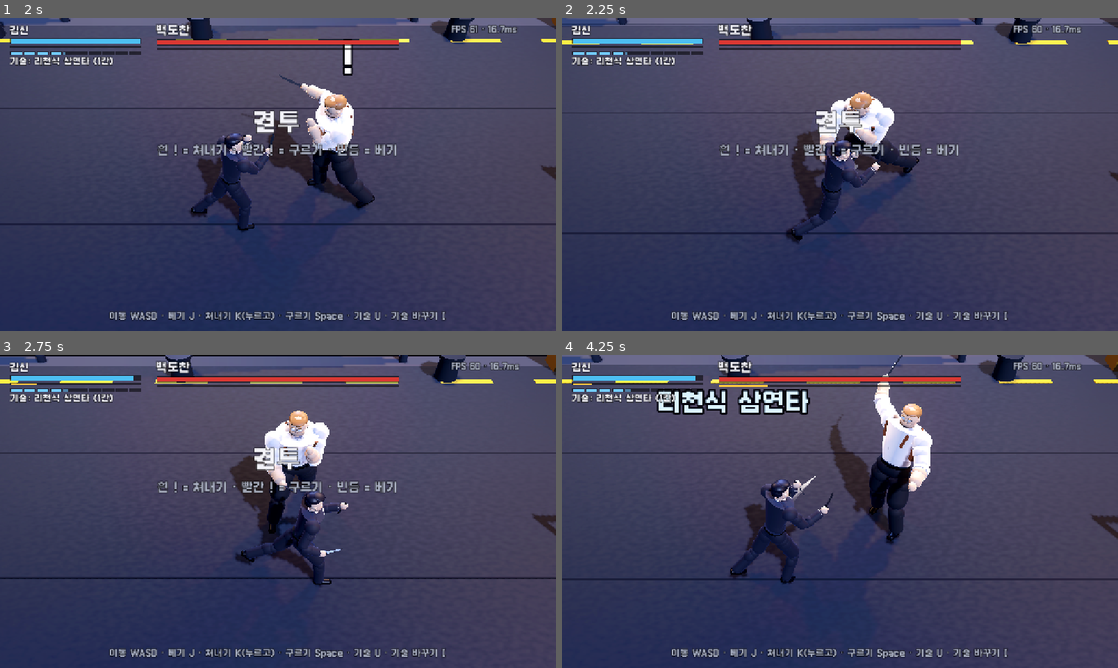
Above: before the commit, frames 1-4 (two rows, left to right).
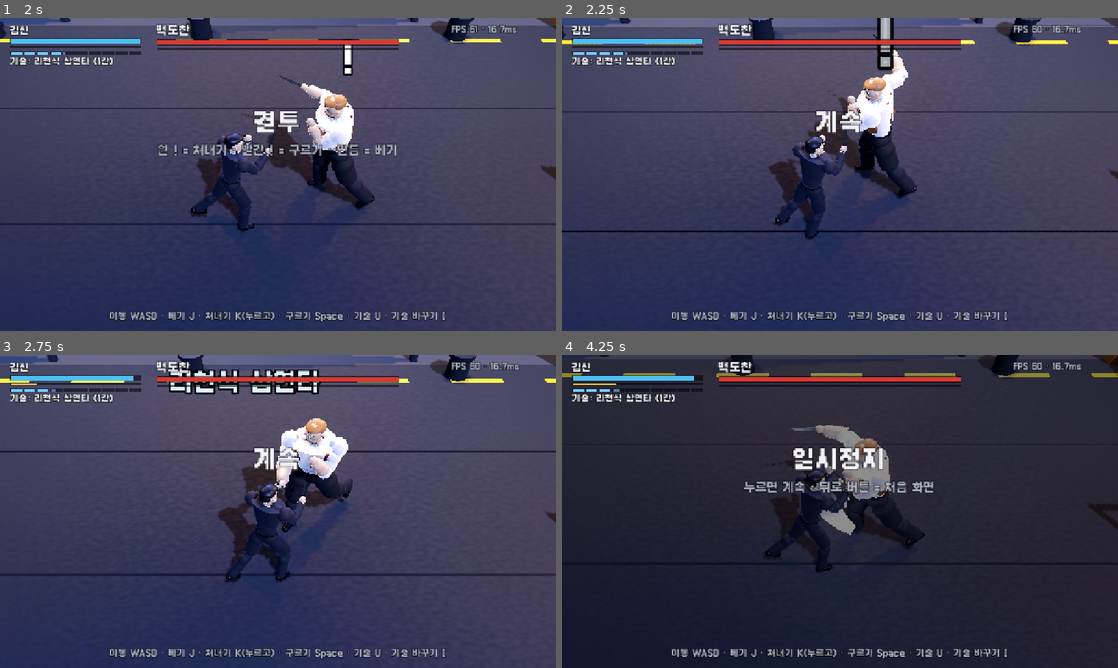
Above: after the commit, the same moments.

Repository: hipiboy7/castle_M3D
Game: Godot game, scene res://main.tscn
Same seed, same stepped clock (60 frames per second), same inputs: the game is played once before the commit and once after it.
Inputs (mouse positions are in pixels of both pictures, inside the frame that each line leads up to):
- Up to frame 1 (2 s): move the mouse to (400, 158) at 0.52 s; hold D (right) 0.53-1.25 s; tap V at 0.6 s; click (400, 158) at 0.67 s; tap B at 0.8 s; drag from (166, 190) to (250, 237) at 1.27 s
- Up to frame 2 (2.25 s): move the mouse to (895, 105) at 2.02 s; hold D (right) from 2.03 s (still down); tap P at 2.1 s; click (895, 105) at 2.17 s
- Up to frame 3 (2.75 s): keep holding D (right); tap V at 2.3 s
- Up to frame 4 (4.25 s): release D (right) at 2.75 s; drag from (812, 574) to (673, 464) at 2.77 s; move the mouse to (1006, 558) at 3.52 s; hold A (left) from 3.53 s (still down); hold K (parry) from 3.53 s (still down); click (1006, 558) at 3.67 s; tap P at 3.8 s; tap U (skill) at 4.15 s

Frame 1 is identical in both runs. In frame 2, 9.4% of the frame differs, in the area x 0-100%, y 0-72%; in frame 3, 12%; in frame 4, 93%, in the area x 0-100%, y 0-100%.

Commit message:
S1 잔여: Android 뒤로 버튼 · 일시정지(멈춤 버튼 · Esc · 앱 내려감 → 소리 끔) · 안전 영역(hud · 터치) · --events/--trace/--safe · verify '흐름'(멈춘 앞뒤 같은 판 · 뒤로 순서) · 시험 실행기가 문법 오류에 멈추지 않게
Co-Authored-By: Claude Opus 5.5 <noreply@anthropic.com>

Diff:
--- a/project.godot
+++ b/project.godot
@@ -10,6 +10,7 @@
 run/main_scene="res://main.tscn"
 config/features=PackedStringArray("4.7", "GL Compatibility")
 config/icon="res://icon.svg"
+config/quit_on_go_back=false
 
 [audio]
 
--- a/src/main.gd
+++ b/src/main.gd
@@ -4,6 +4,9 @@
 ##
 ## 실행 인자(-- 뒤에): --autoplay 봇이 김신(끝나면 다음 시드로 다시) · --seconds N N초(게임 시간) 뒤 결과를 찍고 끝
 ##   --seed S · --shots 폴더:프레임,프레임 그 프레임 화면을 PNG 로 · --touch PC 에서도 터치 버튼
+##   --safe L,T,R,B 안전 영역 여백(기준 화면 단위 — 노치 · 제스처 바 흉내) · --trace 흐름 줄(MODE · PAUSE)을 창 없이도 찍는다
+##   --events 프레임:동작,… 그 프레임에 동작을 흉내 — back(뒤로 버튼) · press(아무 버튼) · pause · resume(일시정지 버튼) ·
+##            hide · show(앱이 내려감 · 돌아옴). scripts/verify.py '흐름' 단계가 쓴다
 ## 창 없이 점검: <godot> --headless --fixed-fps 60 --path . -- --autoplay --seconds 90
 ## 첫 화면에서 6초 동안 아무것도 안 누르면 데모(봇 대 백도찬) — 에뮬레이터 스크린샷도 이것을 찍는다.
 
@@ -14,6 +17,8 @@
 const Cam = preload("res://src/view/camera_rig.gd")
 const Hud = preload("res://src/ui/hud.gd")
 const Touch = preload("res://src/ui/touch_ui.gd")
+const Nav = preload("res://src/ui/nav.gd")
+const SafeArea = preload("res://src/ui/safe_area.gd")
 
 # 외형(3층 · 이 판 소유): castle_common `canon/characters.json` 의 look 글(conf ai — 원작 화별 판독을 합친 것, 연출에만)을
 # 관절 인형으로 옮겼다(2026-11-05 사용자 "김신과 백도찬도 캐릭터에 맞게 외형 바꿔졌으면"). 색은 3D 밤 조명에 맞게 조금 밝힘.
@@ -41,7 +46,10 @@
 const DEMO_AFTER := 360
 const SHOT_WARMUP := 3          # --shots: 찍을 프레임 바로 앞 몇 프레임만 그린다
 
-var args := {"autoplay": false, "seconds": 0.0, "seed": 1, "shots": [], "shot_dir": "", "touch": false}
+var args := {"autoplay": false, "seconds": 0.0, "seed": 1, "shots": [], "shot_dir": "", "touch": false, "trace": false,
+	"events": {}}
+var paused := false
+var _fake_press := false
 var headless := false
 var mode := "title"
 var d: Dictionary = {}
@@ -67,14 +75,18 @@
 
 func _ready() -> void:
 	headless = DisplayServer.get_name() == "headless"
+	process_mode = Node.PROCESS_MODE_ALWAYS        # 일시정지(get_tree().paused) 중에도 본체 · 화면 표시 · 터치는 돈다 — 무대 · 인형 · 연출 · 소리는 멈춘다
 	_parse_args()
 	_setup_input()
 	arena = Arena.new()
+	arena.process_mode = Node.PROCESS_MODE_PAUSABLE
 	add_child(arena)
 	arena.build(not headless)
 	fx = Fx.new()
+	fx.process_mode = Node.PROCESS_MODE_PAUSABLE
 	add_child(fx)
 	cam = Cam.new()
+	cam.process_mode = Node.PROCESS_MODE_PAUSABLE
 	add_child(cam)
 	cam.current = true
 	hud = Hud.new()
@@ -102,6 +114,17 @@
 				args["autoplay"] = true
 			"--touch":
 				args["touch"] = true
+			"--trace":
+				args["trace"] = true
+			"--safe":
+				i += 1
+				var v := a[i].split(",")
+				SafeArea.test_insets = Vector4(float(v[0]), float(v[1]), float(v[2]), float(v[3]))
+			"--events":
+				i += 1
+				for ev in a[i].split(","):
+					var kv := ev.split(":")
+					args["events"][int(kv[0])] = kv[1]
 			"--seconds":
 				i += 1
 				args["seconds"] = float(a[i])
@@ -122,7 +145,7 @@
 	var keys := {
 		"left": [KEY_A, KEY_LEFT], "right": [KEY_D, KEY_RIGHT], "up": [KEY_W, KEY_UP], "down": [KEY_S, KEY_DOWN],
 		"attack": [KEY_J, KEY_Z], "parry": [KEY_K, KEY_X], "roll": [KEY_SPACE, KEY_L, KEY_C],
-		"skill": [KEY_U, KEY_V], "skill_next": [KEY_I, KEY_B],
+		"skill": [KEY_U, KEY_V], "skill_next": [KEY_I, KEY_B], "pause": [KEY_ESCAPE, KEY_P],
 	}
 	for act in keys:
 		if not InputMap.has_action(act):
@@ -138,10 +161,12 @@
 		sfx[n] = load("res://assets/sfx/%s.wav" % n)
 	for i in 8:
 		var p := AudioStreamPlayer.new()
+		p.process_mode = Node.PROCESS_MODE_PAUSABLE
 		add_child(p)
 		players.append(p)
 	music = AudioStreamPlayer.new()
 	music.volume_db = -9.0
+	music.process_mode = Node.PROCESS_MODE_PAUSABLE
 	add_child(music)
 
 
@@ -172,9 +197,11 @@
 		boss_p.queue_free()
 	d = Duel.make(seed_now)
 	hero_p = Puppet.new()
+	hero_p.process_mode = Node.PROCESS_MODE_PAUSABLE
 	add_child(hero_p)
 	hero_p.setup(LOOKS["kim"])
 	boss_p = Puppet.new()
+	boss_p.process_mode = Node.PROCESS_MODE_PAUSABLE
 	add_child(boss_p)
 	boss_p.setup(LOOKS["baek"])
 	hero_p.update_from(d["hero"], 0.0, false)
@@ -185,6 +212,8 @@
 func _enter_title() -> void:
 	mode = "title"
 	mode_t = 0
+	touch.show_pause = false
+	_trace("MODE title frame=%d" % frames)
 	hud.message("캐슬 M · 3D 초안", "인천항 제3부두. 백도찬, 기다려라.", 9999.0)
 	hud.set_hint("화면을 누르면 시작 · 가만히 두면 데모")
 	_music("boss")
@@ -194,8 +223,8 @@
 	mode = m
 	mode_t = 0
 	fights += 1
-	if not headless:
-		print("MODE %s frame=%d" % [m, frames])    # 에뮬레이터 점검(scripts/emu_check.sh)이 logcat 에서 데모 시작을 기다린다
+	touch.show_pause = m == "fight"
+	_trace("MODE %s frame=%d" % [m, frames])      # 에뮬레이터 점검(scripts/emu_check.sh)이 logcat 에서 데모 시작을 기다린다
 	if m == "demo":
 		hud.message("데모", "봇이 예고만 보고 싸운다 — 누르면 직접", 2.5)
 		hud.set_hint("데모 · 누르면 직접 싸우기")
@@ -206,7 +235,81 @@
 		_music("boss")
 
 
+func _trace(line: String) -> void:
+	if not headless or args["trace"]:
+		print(line)
+
+
+## 일시정지 — 로직(Duel.step)을 멈추고 무대 · 인형 · 연출 · 소리(PAUSABLE)를 세운다. 화면 표시 · 터치는 돈다
+func _set_paused(on: bool) -> void:
+	if on == paused:
+		return
+	paused = on
+	get_tree().paused = on
+	_trace("PAUSE %s frame=%d" % ["on" if on else "off", frames])
+	hud.set_dim(on)
+	if on:
+		hud.message("일시정지", "누르면 계속 · 뒤로 버튼 = 처음 화면", 9999.0)
+	else:
+		hud.message("계속", "", 0.6)
+
+
+## Android 뒤로 버튼(project.godot quit_on_go_back=false) · 흐름은 src/ui/nav.gd
+func _back() -> void:
+	match Nav.on_back(mode, paused):
+		"pause":
+			_set_paused(true)
+		"title":
+			_set_paused(false)
+			_new_duel()
+			_enter_title()
+		"quit":
+			get_tree().quit(0)
+
+
+## 앱이 내려가면(홈 · 전화 · 화면 끔) 소리를 끄고, 사람이 싸우는 중이면 멈춘다. 돌아오면 소리만 켠다(멈춤은 사람이 푼다)
+func _app_hidden(hidden: bool) -> void:
+	AudioServer.set_bus_mute(0, hidden)
+	if hidden and Nav.pause_on_hide(mode, paused):
+		_set_paused(true)
+
+
+func _notification(what: int) -> void:
+	match what:
+		NOTIFICATION_WM_GO_BACK_REQUEST:
+			_back()
+		NOTIFICATION_APPLICATION_PAUSED, NOTIFICATION_APPLICATION_FOCUS_OUT:
+			if not headless and args["events"].is_empty():
+				_app_hidden(true)
+		NOTIFICATION_APPLICATION_RESUMED, NOTIFICATION_APPLICATION_FOCUS_IN:
+			if not headless and args["events"].is_empty():
+				_app_hidden(false)
+
+
+## --events: 그 프레임의 흉내 동작
+func _scripted() -> void:
+	if not args["events"].has(frames):
+		return
+	_trace("EVENT %s frame=%d" % [args["events"][frames], frames])
+	match args["events"][frames]:
+		"back":
+			_back()
+		"press":
+			_fake_press = true
+		"pause":
+			_set_paused(true)
+		"resume":
+			_set_paused(false)
+		"hide":
+			_app_hidden(true)
+		"show":
+			_app_hidden(false)
+
+
 func _pressed_anything() -> bool:
+	if _fake_press:
+		_fake_press = false
+		return true
 	return Input.is_action_just_pressed("attack") or Input.is_action_just_pressed("roll") \
 		or Input.is_action_just_pressed("parry") or not touch.take_edges().is_empty() \
 		or Input.is_mouse_button_pressed(MOUSE_BUTTON_LEFT)
@@ -214,6 +317,19 @@
 
 func _physics_process(_dt: float) -> void:
 	frames += 1
+	_scripted()
+	if paused:
+		# 멈춤: 아무 버튼(또는 일시정지 버튼 · Esc)이면 계속. 로직 · mode_t 는 세지 않는다(멈춘 앞뒤가 같은 판 — verify '흐름')
+		var e: Dictionary = touch.take_edges()
+		if not e.is_empty() or _pressed_anything() or Input.is_action_just_pressed("pause"):   # 새로 누른 것만(멈춤 버튼을 누르고 있는 손은 아님)
+			_set_paused(false)
+		_shots()
+		_check_seconds()
+		return
+	if mode == "fight" and (Input.is_action_just_pressed("pause") or touch.peek_edge("pause")):
+		touch.take_edges()
+		_set_paused(true)
+		return
 	mode_t += 1
 	match mode:
 		"title":
@@ -244,6 +360,10 @@
 		print("FPS_LOG fps=%d process_ms=%.1f frame=%d mode=%s screen=%s" % [Engine.get_frames_per_second(),
 			Performance.get_monitor(Performance.TIME_PROCESS) * 1000.0, frames, mode,
 			str(get_viewport().get_visible_rect().size)])
+	_check_seconds()
+
+
+func _check_seconds() -> void:
 	if float(args["seconds"]) > 0.0 and frames >= int(float(args["seconds"]) * 60.0):
 		_finish_run()
 
@@ -390,6 +510,9 @@
 func _process(dt: float) -> void:
 	if d.is_empty():
 		return
+	if paused:
+		hud.update_bars(d["hero"], d["boss"], d["world"].phase, 0.0)     # 접기 · 펴기에 자리만 다시 잡는다
+		return
 	if later_t > 0.0:
 		later_t -= dt
 		if later_t <= 0.0 and not later_msg.is_empty():
--- a/src/ui/hud.gd
+++ b/src/ui/hud.gd
@@ -4,6 +4,7 @@
 ## 가운데 알림(시작 · 2차 · 승패), 아래 도움말. 색은 이 파일 머리 상수 한 곳.
 
 const Common = preload("res://src/data/common.gd")
+const SafeArea = preload("res://src/ui/safe_area.gd")
 
 const COL_BG := Color(0.0, 0.0, 0.0, 0.55)
 const COL_HP_BOSS := Color(0.86, 0.22, 0.2)
@@ -33,6 +34,8 @@
 var _gauge: Array = []
 var _seg_w := 28.0
 var skill_name: Label
+var dim: ColorRect
+var _hero_nodes: Array = []      # [노드, 안전 영역 왼쪽 위에서의 자리] — 김신 쪽 묶음(이름 · 막대 · 게이지 · 기술)
 
 
 func setup() -> void:
@@ -40,6 +43,12 @@
 	root.set_anchors_preset(Control.PRESET_FULL_RECT)
 	root.mouse_filter = Control.MOUSE_FILTER_IGNORE
 	add_child(root)
+	dim = ColorRect.new()                           # 일시정지 덮개 (set_dim)
+	dim.color = Color(0, 0, 0, 0.45)
+	dim.set_anchors_preset(Control.PRESET_FULL_RECT)
+	dim.mouse_filter = Control.MOUSE_FILTER_IGNORE
+	dim.visible = false
+	root.add_child(dim)
 	boss_name = _label("", 26, COL_TEXT)            # 이름은 update_bars 가 characters.json name 으로
 	var bb := _bar(Vector2.ZERO, Vector2(_boss_w, 16))
 	boss_hp = bb[0]
@@ -66,6 +75,10 @@
 	_seg_w = seg_w
 	skill_name = _label("", 20, COL_TEXT)
 	skill_name.position = Vector2(24, 88)
+	for n in [hero_name, hb[1], hp2[1], skill_name]:
+		_hero_nodes.append([n, n.position])
+	for g in _gauge:
+		_hero_nodes.append([g.get_parent(), g.get_parent().position])
 	fps = _label("", 18, COL_DIM)
 	msg = _label("", 54, COL_TEXT)
 	msg.horizontal_alignment = HORIZONTAL_ALIGNMENT_CENTER
@@ -79,17 +92,20 @@
 	_layout()
 
 
-## 화면 크기(폰은 가로로 더 넓다)에 맞춰 자리를 다시 잡는다
+## 화면 크기(폰은 가로로 더 넓다 · 접는 폰은 실행 중 바뀐다)와 안전 영역(노치 · 제스처 바)에 맞춰 자리를 다시 잡는다
 func _layout() -> void:
-	var v := root.get_viewport_rect().size
-	var cx := v.x * 0.5
-	boss_name.position = Vector2(cx - _boss_w * 0.5, 14)
-	_boss_bg[0].position = Vector2(cx - _boss_w * 0.5, 48)
-	_boss_bg[1].position = Vector2(cx - _boss_w * 0.5, 68)
-	fps.position = Vector2(v.x - 240, 16)
-	msg.position = Vector2(cx - 500, v.y * 0.5 - 150)
-	sub.position = Vector2(cx - 500, v.y * 0.5 - 70)
-	hint.position = Vector2(cx - 500, v.y - 46)
+	var sa := SafeArea.rect(root.get_viewport())
+	var cx := sa.position.x + sa.size.x * 0.5
+	var top := sa.position.y
+	boss_name.position = Vector2(cx - _boss_w * 0.5, top + 14)
+	_boss_bg[0].position = Vector2(cx - _boss_w * 0.5, top + 48)
+	_boss_bg[1].position = Vector2(cx - _boss_w * 0.5, top + 68)
+	fps.position = Vector2(sa.end.x - 240, top + 16)
+	msg.position = Vector2(cx - 500, sa.position.y + sa.size.y * 0.5 - 150)
+	sub.position = Vector2(cx - 500, sa.position.y + sa.size.y * 0.5 - 70)
+	hint.position = Vector2(cx - 500, sa.end.y - 46)
+	for hn in _hero_nodes:
+		hn[0].position = sa.position + hn[1]
 
 
 func _label(text: String, size: int, col: Color) -> Label:
@@ -170,5 +186,9 @@
 	_msg_t = secs
 
 
+func set_dim(on: bool) -> void:
+	dim.visible = on
+
+
 func set_hint(text: String) -> void:
 	hint.text = text
--- /dev/null
+++ b/src/ui/nav.gd
@@ -0,0 +1,18 @@
+extends RefCounted
+## 화면 흐름의 작은 규칙 — Android 뒤로 버튼 · 앱이 내려갈 때(홈 · 전화 · 화면 끔). main.gd 가 부르고, 시험은
+## tests/unit/test_ui_logic.gd. 개발 규격 게임개발규격 5절(뒤로 버튼 · 수명주기).
+
+
+## 뒤로 버튼: 결투 중이면 멈추고, 멈춘 화면 · 데모 · 결과에서는 처음 화면, 처음 화면에서는 끝낸다
+## 돌려주는 값: "pause" · "title" · "quit"
+static func on_back(mode: String, paused: bool) -> String:
+	if mode == "fight" and not paused:
+		return "pause"
+	if mode == "title":
+		return "quit"
+	return "title"
+
+
+## 앱이 내려갈 때 멈출지 — 사람이 싸우는 중일 때만(데모 · 처음 화면은 소리만 끈다)
+static func pause_on_hide(mode: String, paused: bool) -> bool:
+	return mode == "fight" and not paused
--- /dev/null
+++ b/src/ui/safe_area.gd
@@ -0,0 +1,27 @@
+extends RefCounted
+## 안전 영역(노치 · 펀치홀 · 제스처 바를 뺀 자리, 개발 규격 게임개발규격 5절) — 화면 표시(hud.gd) · 터치(touch_ui.gd)가 매 프레임
+## rect() 로 읽는다(접는 폰은 실행 중 화면이 바뀐다). Android 에서만 DisplayServer 값을 쓰고, PC 는 화면 전체.
+## 시험 · 스크린샷: main.gd 실행 인자 --safe L,T,R,B(기준 화면 단위 여백)가 test_insets 를 채운다.
+
+static var test_insets := Vector4.ZERO          # x 왼 · y 위 · z 오른 · w 아래 (기준 화면 단위)
+
+
+## 창 픽셀의 안전 영역을 기준 화면(canvas) 단위 여백 [왼, 위, 오른, 아래]로 바꾼다 — 순수 함수(시험 tests/unit/test_ui_logic.gd)
+static func insets_from(view: Vector2, win_size: Vector2i, win_pos: Vector2i, safe: Rect2i) -> Vector4:
+	if win_size.x <= 0 or win_size.y <= 0 or safe.size.x <= 0 or safe.size.y <= 0:
+		return Vector4.ZERO
+	var k := view.x / float(win_size.x)
+	var l := maxf(0.0, safe.position.x - win_pos.x)
+	var t := maxf(0.0, safe.position.y - win_pos.y)
+	var r := maxf(0.0, (win_pos.x + win_size.x) - safe.end.x)
+	var b := maxf(0.0, (win_pos.y + win_size.y) - safe.end.y)
+	return Vector4(l, t, r, b) * k
+
+
+static func rect(vp: Viewport) -> Rect2:
+	var view := vp.get_visible_rect().size
+	var ins := test_insets
+	if ins == Vector4.ZERO and OS.get_name() == "Android":
+		ins = insets_from(view, DisplayServer.window_get_size(), DisplayServer.window_get_position(),
+			DisplayServer.get_display_safe_area())
+	return Rect2(ins.x, ins.y, maxf(1.0, view.x - ins.x - ins.z), maxf(1.0, view.y - ins.y - ins.w))
--- a/src/ui/touch_ui.gd
+++ b/src/ui/touch_ui.gd
@@ -1,6 +1,7 @@
 extends Control
 ## 터치 조작 — 왼쪽 절반 어디든 누르면 그 자리가 스틱 가운데(따라오는 스틱), 오른쪽 아래 버튼: 베기 · 쳐내기(누르고 있기) · 구르기 ·
-## 기술 · 기술 바꾸기(고른 기술 이름 · 게이지는 hud.gd).
+## 기술 · 기술 바꾸기(고른 기술 이름 · 게이지는 hud.gd), 오른쪽 위 '멈춤'(결투 중에만 — main.gd show_pause).
+## 자리는 안전 영역(src/ui/safe_area.gd — 노치 · 제스처 바를 뺀 곳) 기준, 매 프레임 다시 읽는다(접는 폰).
 ## main.gd 가 매 프레임 stick · take_edges() · held() 로 읽는다(키보드와 같은 동작 이름 — castle_M engine/input.py 와 같은 생각).
 
 const COL_RING := Color(1, 1, 1, 0.28)
@@ -9,6 +10,7 @@
 const COL_BTN_ON := Color(0.95, 0.8, 0.35, 0.6)
 const COL_LABEL := Color(1, 1, 1, 0.9)
 const STICK_R := 110.0
+const SafeArea = preload("res://src/ui/safe_area.gd")
 
 var stick := Vector2.ZERO
 var _stick_idx := -1
@@ -16,12 +18,19 @@
 var _knob := Vector2.ZERO
 var _pressed := {}
 var _edges := {}
+var show_pause := false:
+	set(v):
+		show_pause = v
+		queue_redraw()
+var _last_safe := Rect2()
+# at: "br" 안전 영역 오른쪽 아래 기준(기본) · "tr" 오른쪽 위 기준. pause 는 show_pause 일 때만 보이고 눌린다
 var buttons := [
 	{"id": "attack", "label": "베기", "r": 82.0, "off": Vector2(-150, -150)},
 	{"id": "parry", "label": "쳐내기", "r": 64.0, "off": Vector2(-300, -100)},
 	{"id": "roll", "label": "구르기", "r": 64.0, "off": Vector2(-120, -320)},
 	{"id": "skill", "label": "기술", "r": 60.0, "off": Vector2(-300, -270)},
 	{"id": "skill_next", "label": "바꾸기", "r": 44.0, "off": Vector2(-440, -330)},
+	{"id": "pause", "label": "멈춤", "r": 34.0, "off": Vector2(-56, 92), "at": "tr"},
 ]
 
 
@@ -30,8 +39,22 @@
 	mouse_filter = Control.MOUSE_FILTER_IGNORE
 
 
+func _process(_dt: float) -> void:
+	var sa := SafeArea.rect(get_viewport())
+	if sa != _last_safe:
+		_last_safe = sa
+		queue_redraw()
+
+
 func _btn_pos(b: Dictionary) -> Vector2:
-	return get_viewport_rect().size + b["off"]
+	var sa := SafeArea.rect(get_viewport())
+	if b.get("at", "br") == "tr":
+		return Vector2(sa.end.x, sa.position.y) + b["off"]
+	return sa.end + b["off"]
+
+
+func _active(b: Dictionary) -> bool:
+	return show_pause or b["id"] != "pause"
 
 
 func _input(e: InputEvent) -> void:
@@ -41,12 +64,14 @@
 		if e.pressed:
 			var hit := false
 			for b in buttons:
-				if e.position.distance_to(_btn_pos(b)) <= b["r"] * 1.3:
+				if _active(b) and e.position.distance_to(_btn_pos(b)) <= b["r"] * 1.3:
 					_pressed[b["id"]] = e.index
 					_edges[b["id"]] = true
 					hit = true
-			if not hit and e.position.x < get_viewport_rect().size.x * 0.5 and _stick_idx == -1:
+			var sa := SafeArea.rect(get_viewport())
+			if not hit and e.position.x < sa.position.x + sa.size.x * 0.5 and _stick_idx == -1:
 				_stick_idx = e.index
+				_edges["stick"] = true                  # 새로 누름(멈춤 풀기에 쓴다)
 				_center = e.position
 				_knob = e.position
 				stick = Vector2.ZERO
@@ -74,6 +99,10 @@
 	return e
 
 
+func peek_edge(id: String) -> bool:
+	return _edges.has(id)
+
+
 func held(id: String) -> bool:
 	return _pressed.has(id)
 
@@ -88,13 +117,16 @@
 		draw_arc(_center, STICK_R, 0, TAU, 48, COL_RING, 4.0)
 		draw_circle(_knob, 44.0, COL_KNOB)
 	else:
-		var c := Vector2(190, get_viewport_rect().size.y - 190)
+		var sa := SafeArea.rect(get_viewport())
+		var c := Vector2(sa.position.x + 190, sa.end.y - 190)
 		draw_arc(c, STICK_R, 0, TAU, 48, Color(1, 1, 1, 0.14), 3.0)
 		draw_string(font, c + Vector2(-46, 8), "이동", HORIZONTAL_ALIGNMENT_CENTER, 92, 24, Color(1, 1, 1, 0.35))
 	for b in buttons:
+		if not _active(b):
+			continue
 		var p := _btn_pos(b)
 		var on := _pressed.has(b["id"])
 		draw_circle(p, b["r"], COL_BTN_ON if on else COL_BTN)
 		draw_arc(p, b["r"], 0, TAU, 48, Color(1, 1, 1, 0.35), 3.0)
 		var w: float = b["r"] * 2.0
-		draw_string(font, p + Vector2(-b["r"], 9), b["label"], HORIZONTAL_ALIGNMENT_CENTER, w, 26, COL_LABEL)
+		draw_string(font, p + Vector2(-b["r"], 9), b["label"], HORIZONTAL_ALIGNMENT_CENTER, w, 22 if b["r"] < 40.0 else 26, COL_LABEL)
--- a/tests/run_tests.gd
+++ b/tests/run_tests.gd
@@ -25,7 +25,12 @@
 			if not (fname.begins_with("test_") and fname.ends_with(".gd")):
 				continue
 			var path: String = dir + "/" + fname
-			var suite = load(path).new()
+			var scr = load(path)
+			if scr == null or not scr.can_instantiate():
+				df += 1                              # 문법 오류 등 — 멈추지 않고 실패로 센다(아니면 quit 에 못 닿아 끝나지 않는다)
+				print("FAIL %s: 불러오지 못함" % path.trim_prefix("res://tests/"))
+				continue
+			var suite = scr.new()
 			for m in suite.get_method_list():
 				var n: String = m["name"]
 				if not n.begins_with("test_"):
--- /dev/null
+++ b/tests/unit/test_ui_logic.gd
@@ -0,0 +1,29 @@
+extends "res://tests/helpers.gd"
+## 화면 쪽 순수 함수 — 안전 영역 여백 환산(src/ui/safe_area.gd) · 뒤로 버튼 · 앱 내려감 처리(src/ui/nav.gd).
+
+const SafeArea = preload("res://src/ui/safe_area.gd")
+const Nav = preload("res://src/ui/nav.gd")
+
+
+func test_safe_insets_scale_to_view() -> void:
+	# 폴드 4 커버 화면 2316x904 가로 · 왼쪽 펀치홀 80px · 아래 제스처 바 40px, 기준 화면 1280 폭(expand → 1280x500)
+	var ins := SafeArea.insets_from(Vector2(1280, 500), Vector2i(2316, 904), Vector2i.ZERO, Rect2i(80, 0, 2236, 864))
+	var k := 1280.0 / 2316.0
+	check(ins.is_equal_approx(Vector4(80 * k, 0, 0, 40 * k)), "여백을 기준 화면 단위로 (%s)" % ins)
+	check(SafeArea.insets_from(Vector2(1280, 720), Vector2i(1280, 720), Vector2i.ZERO, Rect2i(0, 0, 1280, 720)) == Vector4.ZERO,
+		"전체가 안전하면 0")
+	check(SafeArea.insets_from(Vector2(1280, 720), Vector2i.ZERO, Vector2i.ZERO, Rect2i()) == Vector4.ZERO, "값이 없으면 0")
+
+
+func test_back_button_flow() -> void:
+	check(Nav.on_back("fight", false) == "pause", "결투 중 뒤로 = 일시정지")
+	check(Nav.on_back("fight", true) == "title", "일시정지에서 뒤로 = 처음 화면")
+	check(Nav.on_back("demo", false) == "title", "데모에서 뒤로 = 처음 화면")
+	check(Nav.on_back("result", false) == "title", "결과에서 뒤로 = 처음 화면")
+	check(Nav.on_back("title", false) == "quit", "처음 화면에서 뒤로 = 끝내기")
+
+
+func test_app_hidden_pauses_only_fight() -> void:
+	check(Nav.pause_on_hide("fight", false), "결투 중 앱이 내려가면 일시정지")
+	check(not Nav.pause_on_hide("fight", true), "이미 멈췄으면 그대로")
+	check(not Nav.pause_on_hide("demo", false) and not Nav.pause_on_hide("title", false), "데모 · 처음 화면은 멈추지 않는다(소리만 끈다)")
Not shown, added: src/ui/nav.gd.uid
Not shown, added: src/ui/safe_area.gd.uid
Not shown, added: tests/unit/test_ui_logic.gd.uid
Not shown, changed: tools/xvfb_shot.sh
